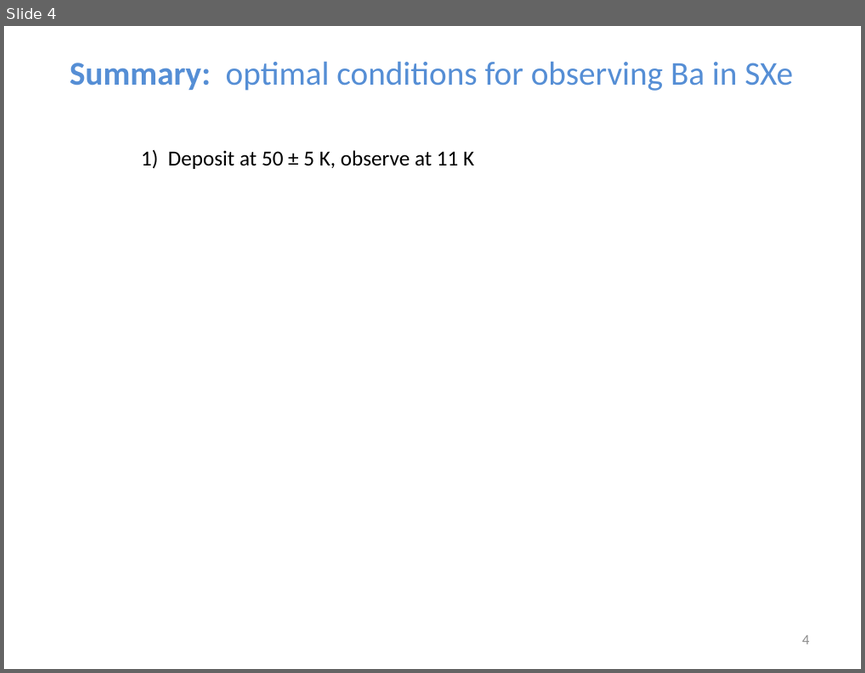
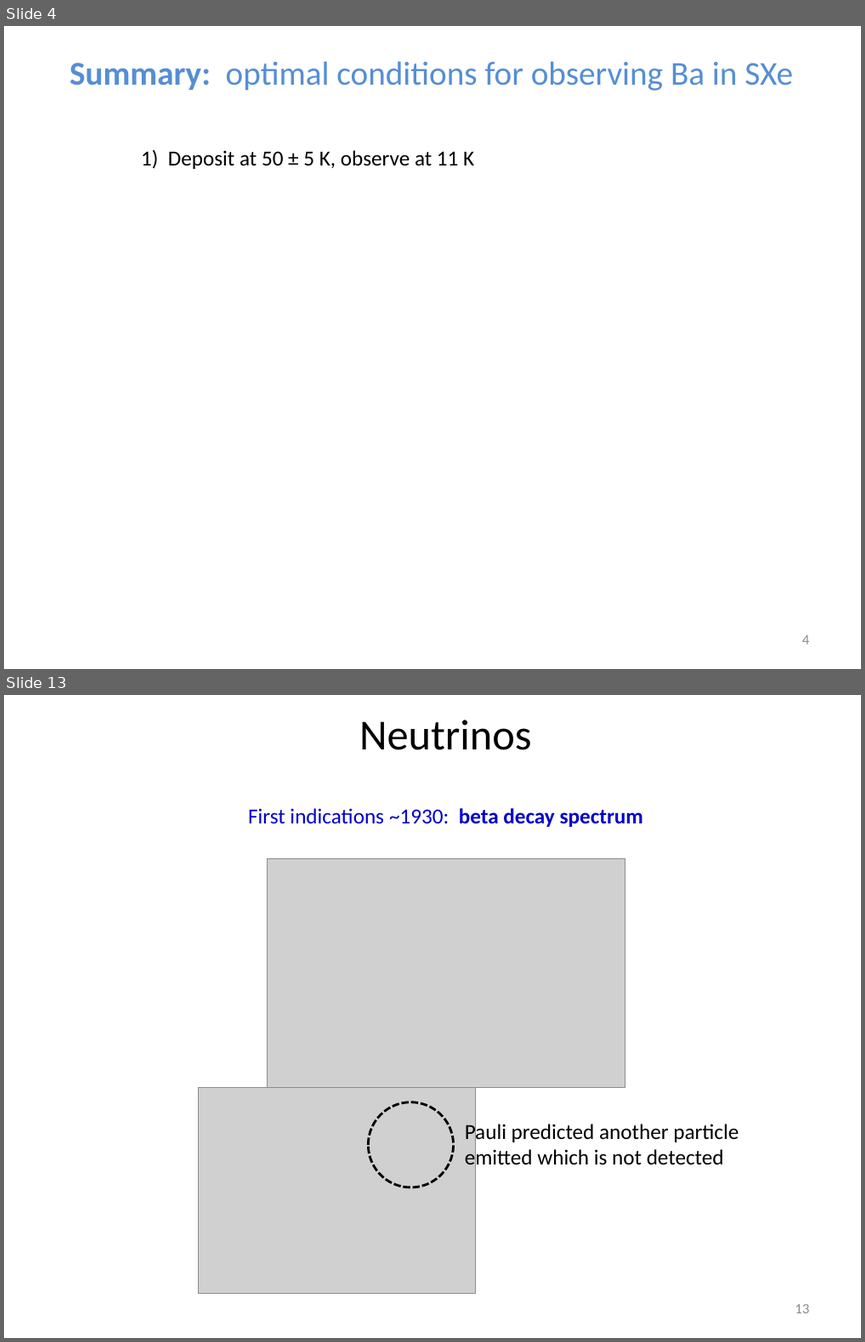
Before and after one commit to Waltmon/timthesis, a slide deck: defense/extras/defense - Copy.pptx. Shown one above the other, each under a label of ours: slide 4 before the commit, slides 4 and 13 after it; the slides between them are not shown. The pictures are 865x673 and 865x1342 pixels, drawn with LibreOffice and Linux fonts; fonts in the diff are those of the drawing; grey boxes stand for pictures. Boxes give left, top, right and bottom in pixels: in the first picture for what was removed or moved away, otherwise in the second. Text is boxed around its words. In the diff, an @@ line names an element or a change of style, - is before the commit and + after.

```diff
--- a/defense/extras/defense - Copy.pptx
+++ b/defense/extras/defense - Copy.pptx
@@ slide 13 added at bbox=[4, 695, 861, 1338], background #FFFFFF @@
@@ text added at bbox=[359, 720, 532, 750], 36 pt, text #000000 @@
+Neutrinos
@@ text added at bbox=[248, 808, 643, 827], 18 pt, text #0000CC @@
+First indications ~1930: beta decay spectrum
@@ picture added at bbox=[267, 859, 625, 1088] @@
@@ picture added at bbox=[199, 1088, 475, 1293] @@
@@ ellipse added at bbox=[368, 1102, 453, 1187], outline #000000 2 pt dashed @@
@@ text added at bbox=[465, 1122, 738, 1170], 18 pt, text #000000 @@
+Pauli predicted another particle emitted which is not detected
@@ page number added at bbox=[794, 1304, 809, 1313], 12 pt, text #8C8C8C @@
+13
```
Also in this commit, not shown: 8 other slides added, 3 other files.
